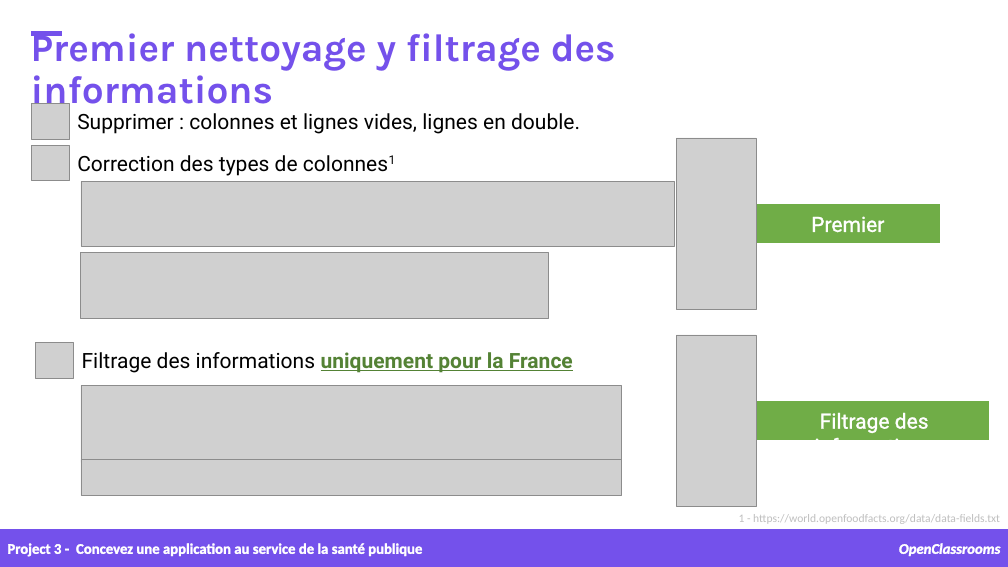
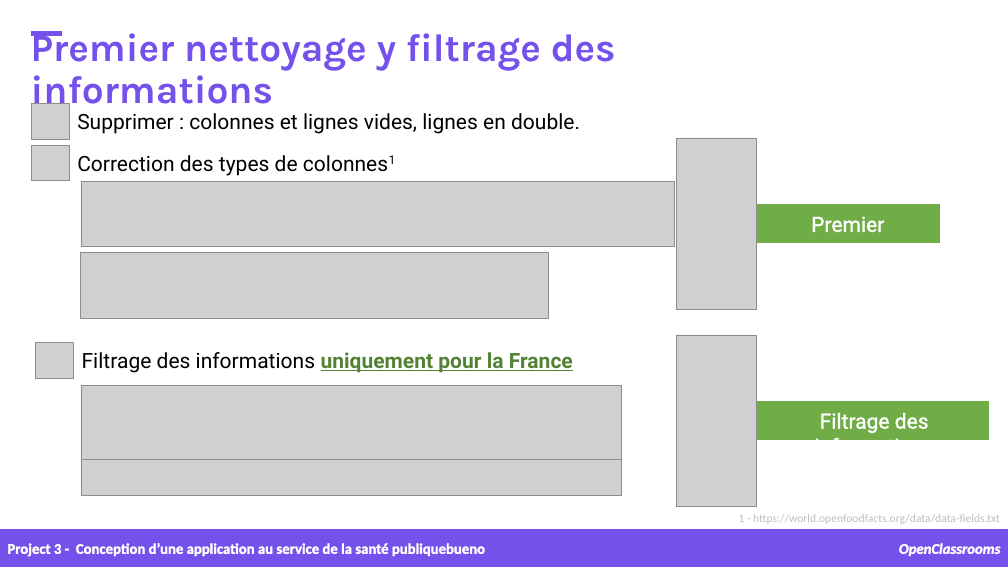
Before and after one commit to samirhinojosa/OC-P3-design-application-public-health, a slide deck: slide 11 of supports/P3_02_presentation v1.pptx. Drawn at 1008x567 pixels with LibreOffice and Linux fonts; fonts in the diff are those of the drawing; grey boxes stand for pictures; background and template pictures are left out. Boxes give left, top, right and bottom in pixels: in the first picture for what was removed or moved away, otherwise in the second. Text is boxed around its words. In the diff, an @@ line names an element or a change of style, - is before the commit and + after.

```diff
--- a/supports/P3_02_presentation v1.pptx
+++ b/supports/P3_02_presentation v1.pptx
@@ text at [7,543,485,557]: text changed @@
-Project 3 - Concevez une application au service de la santé publique
+Project 3 - Conception d’une application au service de la santé publiquebueno
```
Also in this commit, not shown: 33 other slides changed, 1 slide added, 22 other files.
